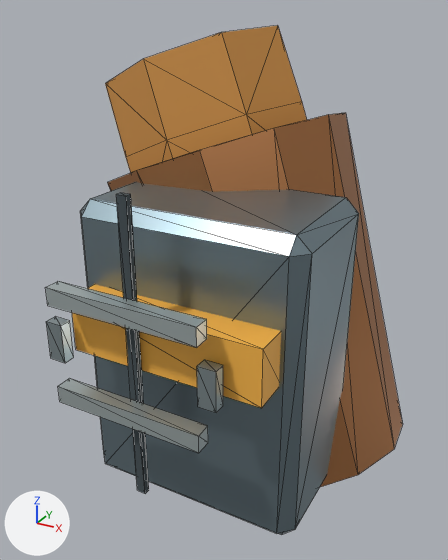
A saved change to the glTF model Resource/Export/Modules/Outfit_Miner_Female_Normal_Cuff_L.glb.
Both versions are drawn from a camera (50 mm lens) standing at (0.54, -0.328, 1.199) and looking at (0.381, -0.039, 1.054). Arrows for +X, +Y and +Z are at lower left; the lights stay in place. The older version comes first. Mesh edges are drawn as thin lines. Vertices at exactly the same position are counted once.

In view in the first picture: 'Outfit_Miner_Female_Normal_Cuff_L'.
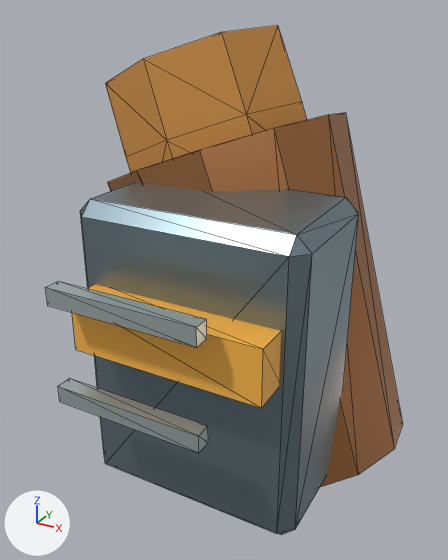
Pixel boxes [x1, y1, x2, y2] of what changed, in the pictures (448 x 560 px):
```json
{"part": 1, "of": "me_outfit_miner_female_normal_cuff_l_mesh_001", "change": "deleted", "before": [46, 316, 74, 363]}
{"part": 2, "of": "me_outfit_miner_female_normal_cuff_l_mesh_001", "change": "deleted", "before": [197, 360, 223, 413]}
{"part": 3, "of": "me_outfit_miner_female_normal_cuff_l_mesh_001", "change": "deleted", "before": [116, 193, 149, 494]}
```

Edits to the scene script, one JSON object a line:
```json
{"block": "me_outfit_miner_female_normal_cuff_l_mesh_001", "where": "# used by ob_outfit_miner_female_normal_cuff_l; location = (0.0, 0.0, 0.0)"}
{"op": "remove", "block": "me_outfit_miner_female_normal_cuff_l_mesh_001", "code": "me_outfit_miner_female_normal_cuff_l_mesh_001.from_pydata(...)  # 132 vertices, 208 faces; spans x 0.289..0.486, y -0.145..0.073, z 0.917..1.19"}
{"op": "add", "block": "me_outfit_miner_female_normal_cuff_l_mesh_001", "code": "me_outfit_miner_female_normal_cuff_l_mesh_001.from_pydata(...)  # 108 vertices, 172 faces; spans x 0.289..0.486, y -0.145..0.073, z 0.917..1.19"}
{"block": "me_outfit_miner_female_normal_cuff_l_mesh_001", "change": "me_outfit_miner_female_normal_cuff_l_mesh_001 part 1: the loose piece of 8 vertices spanning x 0.342..0.351, y -0.141..-0.135, z 1.044..1.064 is deleted"}
{"block": "me_outfit_miner_female_normal_cuff_l_mesh_001", "change": "me_outfit_miner_female_normal_cuff_l_mesh_001 part 2: the loose piece of 8 vertices spanning x 0.424..0.433, y -0.141..-0.135, z 1.044..1.064 is deleted"}
{"block": "me_outfit_miner_female_normal_cuff_l_mesh_001", "change": "me_outfit_miner_female_normal_cuff_l_mesh_001 part 3: the loose piece of 8 vertices spanning x 0.385..0.39, y -0.136..-0.133, z 0.977..1.13 is deleted"}
{"op": "remove", "block": "me_outfit_miner_female_normal_cuff_l_mesh_001", "code": "me_outfit_miner_female_normal_cuff_l_mesh_001.materials.append(mat_fabric_seam)  # greyish blue #424d52"}
{"op": "remove", "block": "me_outfit_miner_female_normal_cuff_l_mesh_001", "code": "me_outfit_miner_female_normal_cuff_l_mesh_001.materials.append(mat_fastener_titanium)  # grey #a8b6ba"}
```
